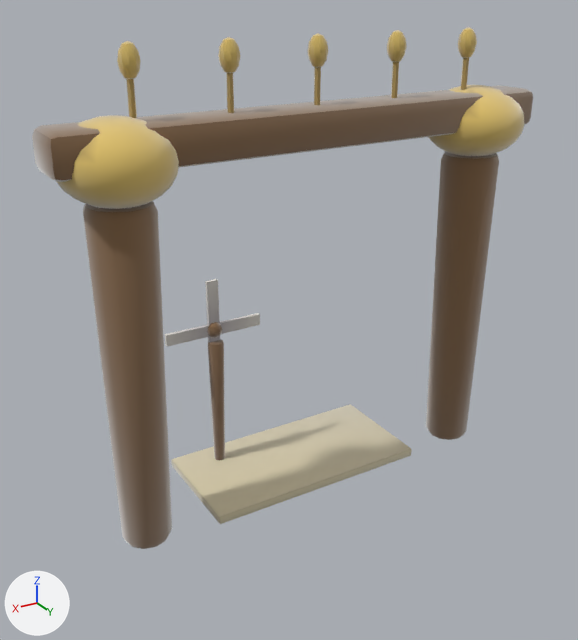
The glTF model assets/models/gates/74a5a999.glb: old version first, new version second.
Before and after are seen from a 50 mm camera at (3.93, 6.07, 4.95) aimed at (0.12, -0.28, 1.78). The axes (+X, +Y, +Z) are drawn at lower left. The lights are the same throughout. The older version comes first. Vertices at exactly the same position are counted once.

The first picture shows 'gate_74a5a999'.
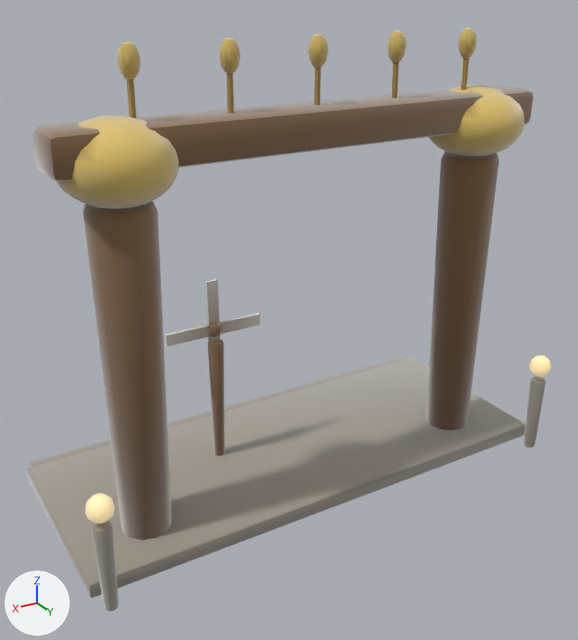
Where the change shows, as pixel boxes [x1, y1, x2, y2] in the pictures (578 x 640 px):
'gate_74a5a999', reshaped (12% taller)
    before: [32, 27, 533, 549]
    after: [27, 27, 551, 611]
part 1 of me_gate_74a5a999, added
    after: [529, 355, 551, 377]
part 2 of me_gate_74a5a999, added (beige)
    after: [85, 493, 115, 524]
part 3 of me_gate_74a5a999, added
    after: [524, 377, 546, 448]
part 4 of me_gate_74a5a999, added
    after: [91, 521, 119, 611]
part 5 of me_gate_74a5a999, added
    after: [27, 358, 526, 598]
part 6 of me_gate_74a5a999, added (mostly hidden)
    after: [30, 357, 405, 467]
part 7 of me_gate_74a5a999, edited (looks the same)
    both: [32, 29, 533, 540]

What changed in the scene script:
```text
Add mat_clay__9e978a_0_93:
    mat_clay__9e978a_0_93 = bpy.data.materials.new('clay_#9E978A_0.93_-')
    # nodes: BsdfPrincipled, Mix, OutputMaterial, VertexColor
    # colours: grey #9e978a, mixed with the vertex colours
Add mat_clay__ffe2a8_0_95__ffe2a8:
    mat_clay__ffe2a8_0_95__ffe2a8 = bpy.data.materials.new('clay_#FFE2A8_0.95_#FFE2A8')
    # nodes: BsdfPrincipled, Mix, OutputMaterial, VertexColor
    # colours: beige #bca67a, beige #ffe2a8, mixed with the vertex colours
Add mat_clay__b9b2a2_0_93:
    mat_clay__b9b2a2_0_93 = bpy.data.materials.new('clay_#B9B2A2_0.93_-')
    # nodes: BsdfPrincipled, Mix, OutputMaterial, VertexColor
    # colours: grey #b9b2a2, mixed with the vertex colours
Change me_gate_74a5a999:
    used by ob_gate_74a5a999; location = (0.0, 0.0, 0.0)
    remove me_gate_74a5a999.from_pydata(...)  # 1228 vertices, 2368 faces; spans x -2.45..2.45, y -1.0..0.5, z -0.01..4.5
    add me_gate_74a5a999.from_pydata(...)  # 1728 vertices, 3340 faces; spans x -2.62..2.62, y -1.71..0.84, z -0.01..4.5
    me_gate_74a5a999 part 1: the loose piece of 52 vertices spanning x -1.79..-1.61, y -0.09..0.08, z 4.21..4.5 is copied, and the copy is scaled about its middle by (1.34, 1.35, 0.83), then moved by (-0.79, 0.72, -3.34), in mat_clay__ffe2a8_0_95__ffe2a8; it spans x -2.61..-2.37, y 0.6..0.83, z 0.9..1.14
    me_gate_74a5a999 part 2: a new loose piece, a UV sphere (10 segments, 6 rings, poles along z) spanning x 2.37..2.61, y 0.61..0.84, z 0.9..1.14, in mat_clay__ffe2a8_0_95__ffe2a8
    me_gate_74a5a999 part 3: a new loose piece of 114 vertices spanning x -2.58..-2.41, y 0.63..0.8, z 0.01..0.86, in mat_clay__9e978a_0_93
    me_gate_74a5a999 part 4: a new loose piece of 114 vertices spanning x 2.41..2.58, y 0.64..0.81, z -0.01..0.86, in mat_clay__9e978a_0_93
    me_gate_74a5a999 part 5: a new loose piece of 56 vertices spanning x -2.62..2.62, y -1.55..0.55, z 0.0..0.17, in mat_clay__9e978a_0_93
    me_gate_74a5a999 part 6: a new loose piece of 56 vertices spanning x -2.54..2.55, y -1.71..-1.37, z 0.0..0.12, in mat_clay__9e978a_0_93
    me_gate_74a5a999 part 7: 2167 kept faces spanning x -2.45..2.45, y -1.0..0.5, z -0.01..4.49 get new vertex colours
    other edits to the shape of me_gate_74a5a999 do not show in these pictures
    add me_gate_74a5a999.materials.append(mat_clay__9e978a_0_93)
    add me_gate_74a5a999.materials.append(mat_clay__b9b2a2_0_93)
    add me_gate_74a5a999.materials.append(mat_clay__ffe2a8_0_95__ffe2a8)
```
